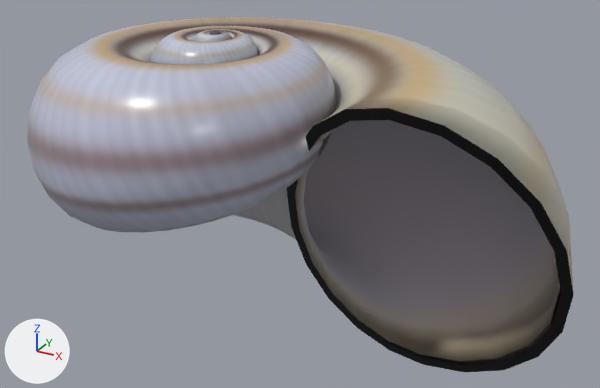
The FBX model Assets/Art/Models/items/shell/SpiralShell.fbx as it was, and as the next commit left it.
The view is the same before and after, from a 50 mm camera at (0.0699, -0.1316, 0.0976) aimed at (-0.0019, -0.0011, 0.0324). The lights are fixed; the arrows at lower left show +X, +Y and +Z. The picture after the commit comes second. Where no turn or scale is listed for an object, it has been applied to the vertices.

Names of what the first picture shows: 'SpiralShell'.
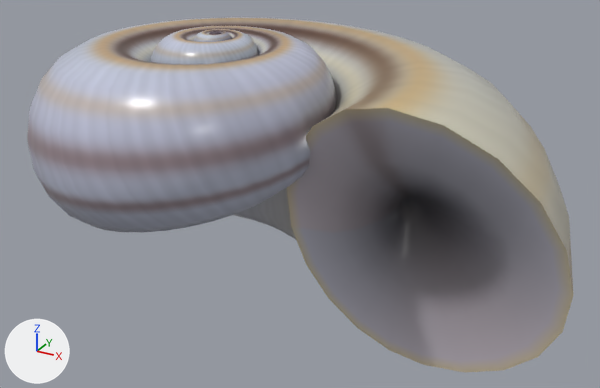
Where the change shows, as pixel boxes [x1, y1, x2, y2] in the pictures (600 x 388 px; the box of a moved part takes in the faces that stretch with it):
part 1 of me_spiralshell, moved or reshaped (mostly hidden afterwards): before [144, 36, 503, 268]; after [144, 36, 429, 224]
part 2 of me_spiralshell, surface changed: [286, 108, 574, 372] in both

The change in detail:
me_spiralshell is used by ob_spiralshell; location (0.0, 0.0, 0.0).
me_spiralshell had 2721 vertices, 2720 faces and spanned x -0.0528..0.0528, y -0.0408..0.0408, z 0.0..0.0649.
me_spiralshell now has 2604 vertices, 2092 faces and spans x -0.0528..0.0528, y -0.0408..0.0408, z 0.0..0.0649.
me_spiralshell part 1: 82 vertices moved from x -0.0126..0.0508, y -0.0218..0.0269, z 0.0021..0.0644 to x -0.0126..0.0421, y -0.0163..0.0044, z 0.0113..0.0644; 815 vertices removed from x -0.0515..0.0226, y -0.0399..0.0392, z 0.011..0.0643; 698 vertices added at x -0.0269..0.0183, y -0.021..0.007, z 0.0326..0.0645.
me_spiralshell part 2: 78 kept faces spanning x 0.0016..0.0528, y -0.0226..0.0044, z 0.0..0.0601 get new texture (UV) coordinates.
